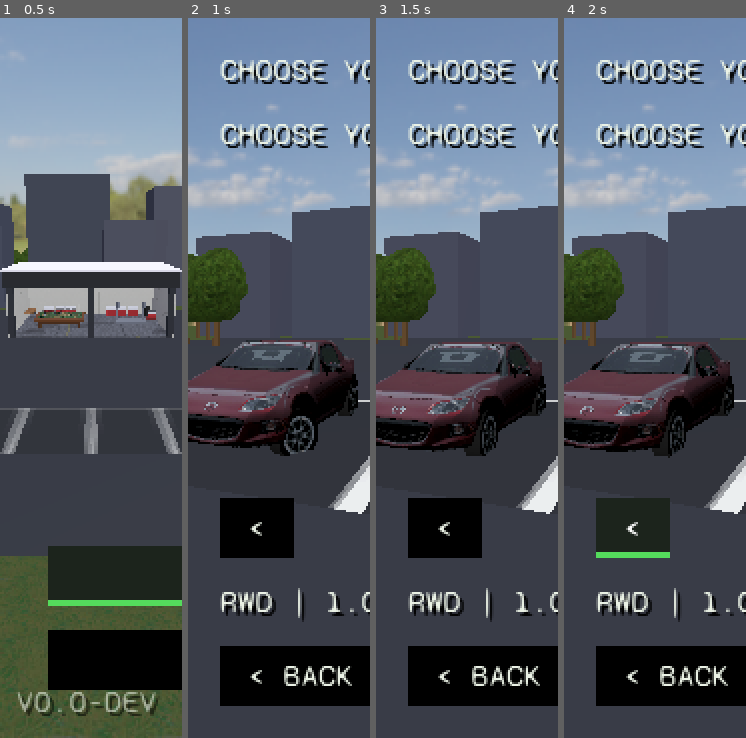
Above: before the commit, frames 1-4 (left to right).
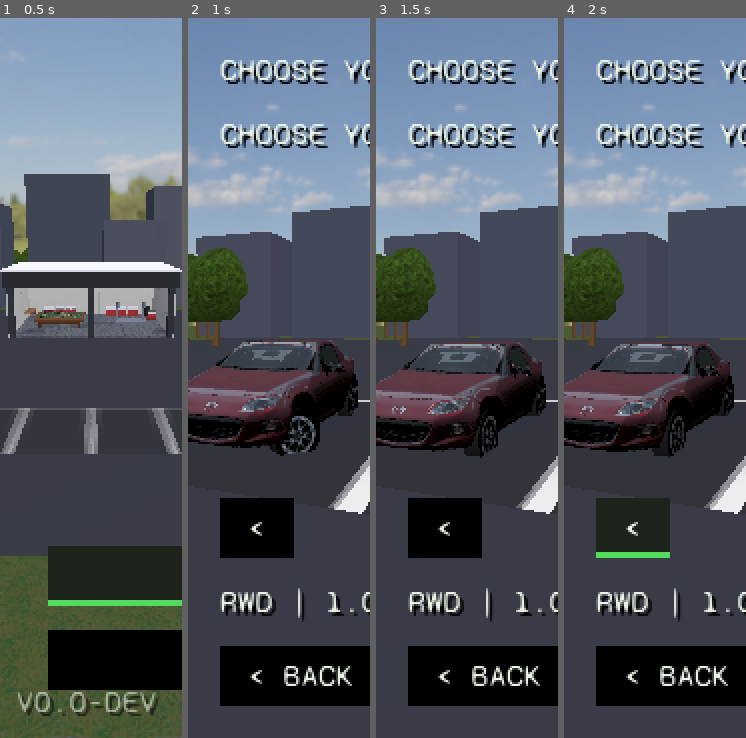
Above: after the commit, the same moments.

Repository: felixxwu/TAPPA
Game: Godot game, scene res://hq.tscn
The game is run twice, just before and just after one commit, with the same random seed, the same clock (stepped at 60 frames per second) and the same inputs.
Inputs (mouse positions are in pixels of both pictures, inside the frame that each line leads up to):
- Up to frame 1 (0.5 s): no input
- Up to frame 2 (1 s): tap Enter (menu_select) at 0.5 s; move the mouse to (319, 342) at 0.52 s; hold Right (menu_right) from 0.53 s (still down); tap C (cycle_camera) at 0.6 s; click (319, 342) at 0.67 s
- Up to frame 3 (1.5 s): release Right (menu_right) at 1.25 s; drag from (430, 414) to (457, 522) at 1.27 s
- Up to frame 4 (2 s): no input

Frame 1 is identical in both runs. In frame 2, 0.4% of the frame differs, in the area x 35-82%, y 47-61%; in frame 3, 0.2%; in frame 4, less than 0.1%.

Commit message:
Fix turbo on NA cars

Diff:
--- a/config/game_config.tres
+++ b/config/game_config.tres
@@ -6,7 +6,6 @@
 script = ExtResource("1")
 brake_torque = 500.0
 drag_coefficient = 2.645
-steer_limit = 0.5
 steer_assist_torque = 4000.0
 steer_assist_min_speed = 10.0
 steer_assist_max_angle = 0.018
--- a/scripts/car.gd
+++ b/scripts/car.gd
@@ -189,6 +189,18 @@
 # ground. Looks for a sibling that exposes height_at (the hilly Floor in the
 # main scene); on the flat test fixtures (a WorldBoundary at y=0) there is none,
 # so it falls back to 0.
+# Speed-dependent max steering angle. Returns the effective input steer limit
+# (radians): full cfg.steer_limit at/below steer_limit_falloff_start, ramping
+# linearly down to steer_limit_min_fraction of it at/above steer_limit_falloff_end,
+# holding that floor above. end <= start (or min_fraction == 1.0) disables it.
+static func speed_scaled_steer_limit(cfg: GameConfig, speed: float) -> float:
+	var falloff := 0.0
+	if cfg.steer_limit_falloff_end > cfg.steer_limit_falloff_start:
+		falloff = clampf((speed - cfg.steer_limit_falloff_start) \
+			/ (cfg.steer_limit_falloff_end - cfg.steer_limit_falloff_start), 0.0, 1.0)
+	return cfg.steer_limit * lerpf(1.0, cfg.steer_limit_min_fraction, falloff)
+
+
 func _ground_height_at(pos: Vector3) -> float:
 	var parent := get_parent()
 	if parent != null:
@@ -354,7 +366,14 @@
 	# this same _steer, keeping them 1:1.
 	var assist_rate := (cfg.steer_speed / cfg.steer_limit) if cfg.steer_limit > 0.0 else cfg.steer_speed
 	_steer = move_toward(_steer, steer_input, assist_rate * delta)
-	var steer_target := travel_angle * cfg.steer_travel_alignment * align_scale + _steer * cfg.steer_limit
+	# Speed-dependent max steering angle: taper the input steer_limit down from
+	# full (at/below steer_limit_falloff_start) to steer_limit_min_fraction of
+	# itself (at/above steer_limit_falloff_end), so the car isn't twitchy/spin-
+	# prone at speed. Only the input term is scaled; the travel-alignment
+	# countersteer keeps its full authority so slides still catch. See
+	# features/car-physics.md.
+	var effective_steer_limit := speed_scaled_steer_limit(cfg, speed)
+	var steer_target := travel_angle * cfg.steer_travel_alignment * align_scale + _steer * effective_steer_limit
 	steering = move_toward(steering, steer_target, cfg.steer_speed * delta)
 	# Damage wheel misalignment: bend each wheel physically by its persisted toe on
 	# TOP of the base steer. The pull/crab of a damaged car then comes from the
@@ -761,6 +780,13 @@
 	# copied the baseline mass onto the RigidBody, so re-sync after a weight-reduction
 	# upgrade mutates cfg.mass (other upgraded fields are read live each physics step).
 	UpgradeLibrary.apply(owned, config)
+	# A turbo upgrade sets the turbo audio voicing (whistle/BOV gains + turbo_enabled)
+	# on the config; the synth caches voicing at build time, so rebuild it now — the
+	# reconfigure in apply_car ran BEFORE these upgrade fields existed. Without this a
+	# turbo fitted to an NA car is silent (its physics still reads the config live).
+	var audio := $EngineAudio as Node
+	if audio.has_method("reconfigure"):
+		audio.reconfigure()
 	# Step 3: free, reversible per-car tuning re-balances grip / brake / aero on top
 	# of the upgraded baseline (features/tuning.md). Gating (brake/aero) reads the same
 	# installed upgrades, so it must run after step 2.
--- a/scripts/game_config.gd
+++ b/scripts/game_config.gd
@@ -46,7 +46,16 @@
 ## adds on top of the car's value.
 @export_range(-2.0, 2.0) var downforce_rear := 0.0
 ## Max steering offset (radians) from the car's direction of travel.
-@export_range(0.0, 1.2) var steer_limit := 0.3
+@export_range(0.0, 1.2) var steer_limit := 0.7
+## Speed-dependent steering: the input steer_limit above stays full at or below
+## steer_limit_falloff_start (m/s), then ramps down linearly to
+## steer_limit_min_fraction of itself by steer_limit_falloff_end (m/s), holding
+## that floor above it — so the car isn't twitchy at speed. Only the input term
+## is tapered; the travel-alignment countersteer is untouched. Set min_fraction
+## to 1.0 (or end <= start) to disable.
+@export_range(0.0, 50.0) var steer_limit_falloff_start := 0
+@export_range(0.0, 120.0) var steer_limit_falloff_end := 50.0
+@export_range(0.0, 1.0) var steer_limit_min_fraction := 0.1
 @export var steer_speed := 3.0
 ## How much the front wheels caster toward the direction of travel: 1.0 = fully
 ## track it (automatic countersteer), 0.0 = steering input only.
--- a/scripts/upgrade_library.gd
+++ b/scripts/upgrade_library.gd
@@ -37,7 +37,7 @@
 		}},
 	},
 	{
-		"id": "turbo_large", "name": "Big Turbo", "slot": "engine", "tier": 3, "consumable": false,
+		"id": "turbo_large", "name": "Big Turbo", "slot": "engine", "tier": 2, "consumable": false,
 		"effect": {"install_turbo": {
 			"turbo_boost_gain": 0.8, "turbo_inertia": 2.0e-2, "turbo_omega_ref": 14000.0,
 			"turbo_drive_gain": 0.028, "turbo_drag_coef": 1.0e-6,
--- /dev/null
+++ b/tests/headless/test_speed_steer_limit.gd
@@ -0,0 +1,54 @@
+extends GutTest
+# Speed-dependent max steering angle: Car.speed_scaled_steer_limit(cfg, speed).
+# Pure logic — no scene, no catalogue. A synthetic GameConfig fixes the falloff
+# window so the assertions test the RAMP SHAPE, not any tuned value.
+
+const Car := preload("res://scripts/car.gd")
+
+var _cfg: GameConfig
+
+
+func before_each() -> void:
+	_cfg = GameConfig.new()
+	_cfg.steer_limit = 0.5
+	_cfg.steer_limit_falloff_start = 10.0
+	_cfg.steer_limit_falloff_end = 50.0
+	_cfg.steer_limit_min_fraction = 0.4
+
+
+func test_full_limit_at_and_below_start() -> void:
+	assert_almost_eq(Car.speed_scaled_steer_limit(_cfg, 0.0), 0.5, 1e-5,
+		"full steer_limit at standstill")
+	assert_almost_eq(Car.speed_scaled_steer_limit(_cfg, 10.0), 0.5, 1e-5,
+		"still full steer_limit at the falloff start speed")
+
+
+func test_floor_at_and_above_end() -> void:
+	var floor_limit := _cfg.steer_limit * _cfg.steer_limit_min_fraction
+	assert_almost_eq(Car.speed_scaled_steer_limit(_cfg, 50.0), floor_limit, 1e-5,
+		"reaches min_fraction of steer_limit at the falloff end speed")
+	assert_almost_eq(Car.speed_scaled_steer_limit(_cfg, 200.0), floor_limit, 1e-5,
+		"holds the floor above the falloff end speed")
+
+
+func test_monotonically_non_increasing_across_ramp() -> void:
+	var prev := INF
+	for i in range(0, 61, 5):
+		var limit: float = Car.speed_scaled_steer_limit(_cfg, float(i))
+		assert_true(limit <= prev + 1e-6,
+			"limit never rises as speed increases (speed=%d -> %f)" % [i, limit])
+		prev = limit
+
+
+func test_min_fraction_one_disables_falloff() -> void:
+	_cfg.steer_limit_min_fraction = 1.0
+	for speed in [0.0, 25.0, 100.0]:
+		assert_almost_eq(Car.speed_scaled_steer_limit(_cfg, speed), _cfg.steer_limit, 1e-5,
+			"min_fraction=1.0 keeps steer_limit constant at speed %f" % speed)
+
+
+func test_end_not_after_start_disables_falloff() -> void:
+	_cfg.steer_limit_falloff_end = _cfg.steer_limit_falloff_start
+	for speed in [0.0, 25.0, 100.0]:
+		assert_almost_eq(Car.speed_scaled_steer_limit(_cfg, speed), _cfg.steer_limit, 1e-5,
+			"end <= start keeps steer_limit constant at speed %f" % speed)
--- /dev/null
+++ b/tests/headless/test_turbo_fielding.gd
@@ -0,0 +1,39 @@
+extends GutTest
+# Fielding-pipeline regression: a turbo fitted as an UPGRADE to a naturally-
+# aspirated car must be AUDIBLE. The engine-audio synth caches its voicing when
+# it is (re)built, so apply_owned has to rebuild it AFTER UpgradeLibrary.apply
+# writes the turbo's whistle/BOV gains onto the config — otherwise the synth keeps
+# the NA (gain 0) voicing and the turbo is silent even though its physics runs.
+# Uses the synthetic CarFixtures roster (its cars are NA) + the real turbo upgrade.
+
+const SceneHelpers = preload("res://tests/headless/scene_helpers.gd")
+const CarFixtures = preload("res://tests/headless/car_fixtures.gd")
+
+var _scene: Node3D
+
+
+func before_each() -> void:
+	SceneHelpers.minimal_world()
+	CarFixtures.install()
+	_scene = load("res://main.tscn").instantiate()
+	add_child_autofree(_scene)
+
+
+func after_each() -> void:
+	CarFixtures.restore()
+	Config.reset()
+
+
+func test_turbo_upgrade_on_na_car_reconfigures_audio() -> void:
+	var car: VehicleBody3D = _scene.get_node("Car")
+	var audio := car.get_node("EngineAudio")
+	# Field a fixture (NA) car with a big-turbo upgrade fitted.
+	var owned := {"model_id": "fx_light_rwd", "installed_upgrades": ["turbo_large"], "disabled_upgrades": []}
+	car.apply_owned(owned)
+	# The upgrade path ran and enabled the turbo on the live config.
+	assert_true(Config.data.turbo_enabled, "the turbo upgrade enables the turbo on an NA car")
+	# The audio synth must be REBUILT after the upgrade, so its cached whistle gain
+	# matches the config's (the bug left the synth on the stale NA gain of 0). Compare
+	# synth-to-config rather than a pinned number, so no tuned value is asserted.
+	assert_eq(audio._synth._turbo_whistle_gain, Config.data.engine_turbo_whistle_gain,
+		"the engine voice is rebuilt after upgrades, so a turbo fitted to an NA car is audible")
Not shown, added: tests/headless/test_speed_steer_limit.gd.uid
Not shown, added: tests/headless/test_turbo_fielding.gd.uid
Not shown, changed: features/car-physics.md
Not shown, changed: features/configuration.md
